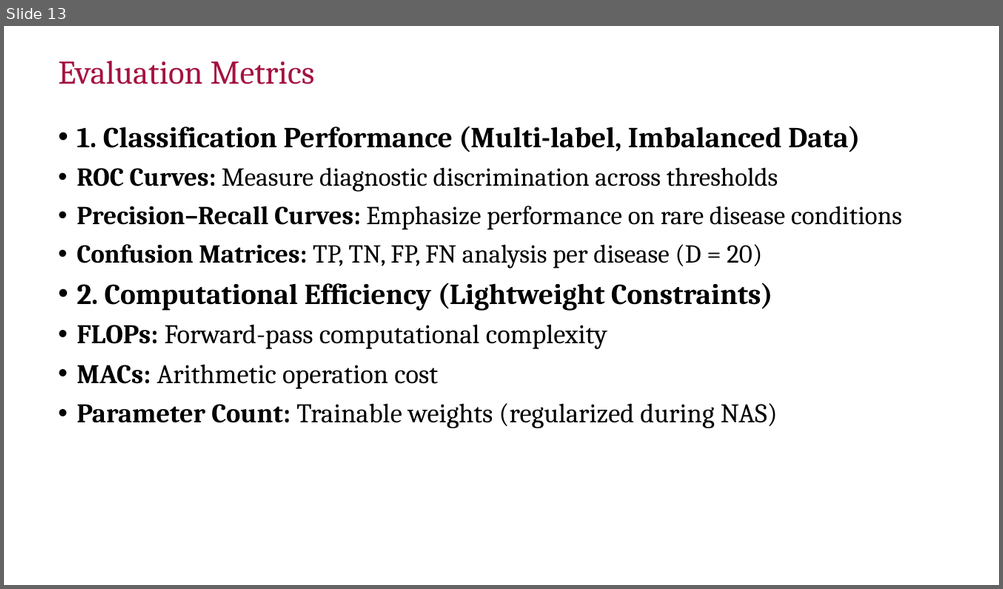
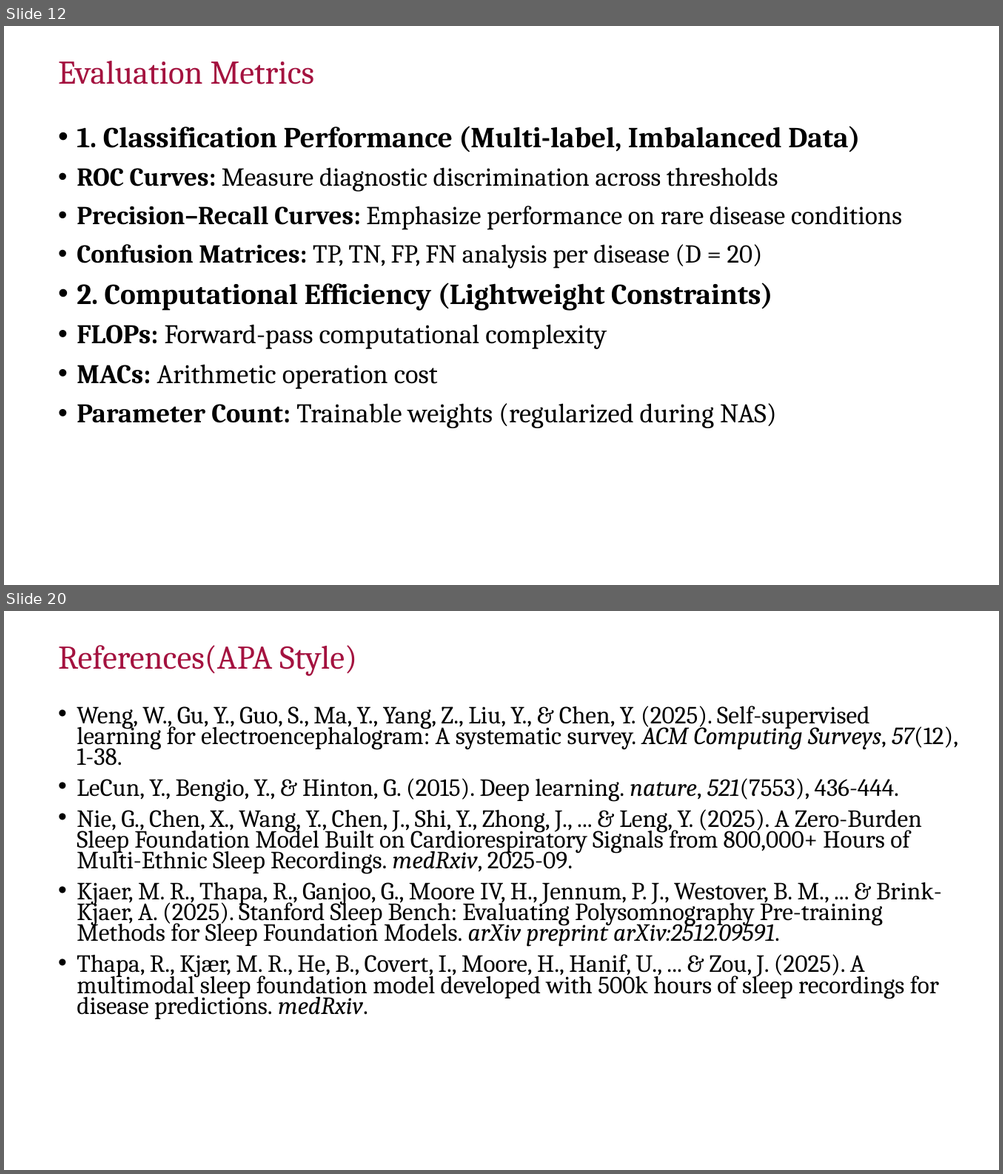
Before and after one commit to Giriiri-g/Sleep-Staging, a slide deck: reports/Phase 1/Phase1_47.pptx. Shown one above the other, each under a label of ours: slide 13 before the commit, slides 12 and 20 after it; the slides between them are not shown. The pictures are 1003x589 and 1003x1174 pixels, drawn with LibreOffice and Linux fonts; fonts in the diff are those of the drawing; background and template pictures are left out. Boxes give left, top, right and bottom in pixels: in the first picture for what was removed or moved away, otherwise in the second. Text is boxed around its words. In the diff, an @@ line names an element or a change of style, - is before the commit and + after.

```diff
--- a/reports/Phase 1/Phase1_47.pptx
+++ b/reports/Phase 1/Phase1_47.pptx
@@ slide 20 added at bbox=[4, 611, 999, 1170], background #FFFFFF @@
@@ title added at bbox=[58, 645, 357, 676], 32 pt, text #A4123F @@
+References(APA Style)
@@ text added at bbox=[77, 706, 958, 1019], 23.8 pt, text #000000 @@
+• Weng, W., Gu, Y., Guo, S., Ma, Y., Yang, Z., Liu, Y., & Chen, Y. (2025). Self-supervised learning for electroencephalogram: A systematic survey. ACM Computing Surveys, 57(12), 1-38.
+• LeCun, Y., Bengio, Y., & Hinton, G. (2015). Deep learning. nature, 521(7553), 436-444.
+• Nie, G., Chen, X., Wang, Y., Chen, J., Shi, Y., Zhong, J., ... & Leng, Y. (2025). A Zero-Burden Sleep Foundation Model Built on Cardiorespiratory Signals from 800,000+ Hours of Multi-Ethnic Sleep Recordings. medRxiv, 2025-09.
+• Kjaer, M. R., Thapa, R., Ganjoo, G., Moore IV, H., Jennum, P. J., Westover, B. M., ... & Brink-Kjaer, A. (2025). Stanford Sleep Bench: Evaluating Polysomnography Pre-training Methods for Sleep Foundation Models. arXiv preprint arXiv:2512.09591.
+• Thapa, R., Kjær, M. R., He, B., Covert, I., Moore, H., Hanif, U., ... & Zou, J. (2025). A multimodal sleep foundation model developed with 500k hours of sleep recordings for disease predictions. medRxiv.
@@ page number added at bbox=[4, 1144, 51, 1170], 16 pt, text #FFFFFF, bold @@
+20
@@ what was slide 13 is now slide 12 @@
```
Also in this commit, not shown: 4 slides changed, 6 other slides added, 3 slides removed, 58 other files.
